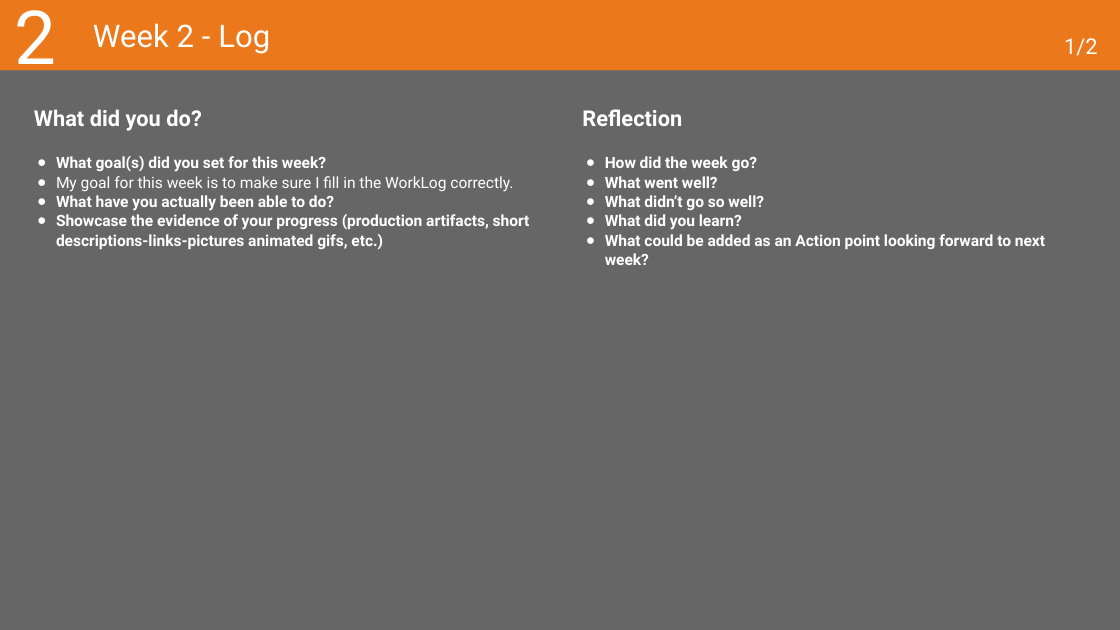
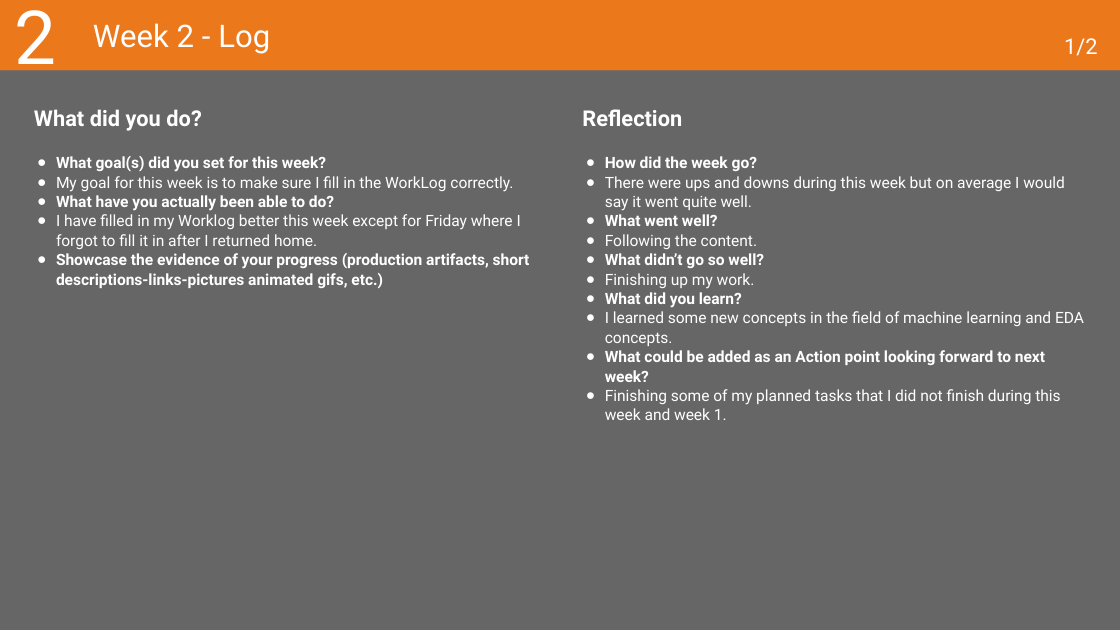
Before and after one commit to MaksBurchard240894/HFG7, a slide deck: slide 11 of Deliverables/Learning Log - Y1B-2024-25_ADSAI.pptx. Drawn at 1120x630 pixels with LibreOffice and Linux fonts; fonts in the diff are those of the drawing. Boxes give left, top, right and bottom in pixels: in the first picture for what was removed or moved away, otherwise in the second. Text is boxed around its words. In the diff, an @@ line names an element or a change of style, - is before the commit and + after.

Commit message:
Week 2 finish and week 3 start.

```diff
--- a/Deliverables/Learning Log - Y1B-2024-25_ADSAI.pptx
+++ b/Deliverables/Learning Log - Y1B-2024-25_ADSAI.pptx
@@ text at (605, 176, 1065, 211): paragraph added @@
+● There were ups and downs during this week but on average I would say it went quite well.
@@ text at (56, 214, 521, 249): paragraph added @@
+● I have filled in my Worklog better this week except for Friday where I forgot to fill it in after I returned home.
@@ text at (605, 234, 758, 249): paragraph added @@
+● Following the content.
@@ text at (605, 273, 755, 288): paragraph added @@
+● Finishing up my work.
@@ text at (605, 311, 1084, 346): paragraph added @@
+● I learned some new concepts in the field of machine learning and EDA concepts.
@@ text at (605, 389, 1060, 420): paragraph added @@
+● Finishing some of my planned tasks that I did not finish during this week and week 1.
```
Also in this commit, not shown: 4 other slides changed, 5 other files.
